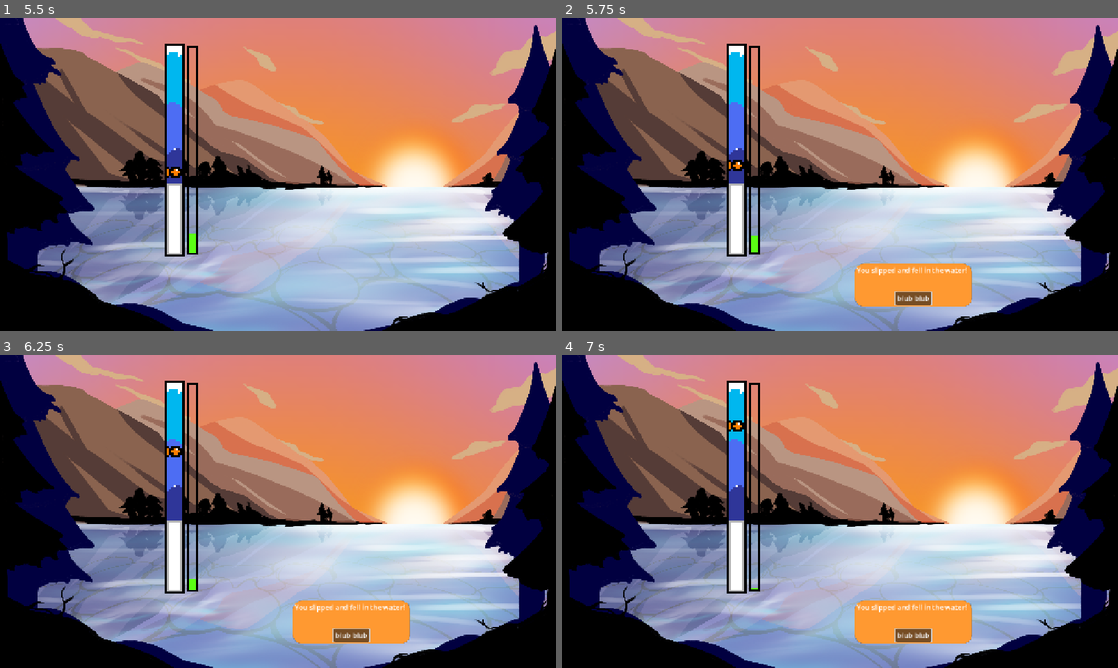
Above: before the commit, frames 1-4 (two rows, left to right).
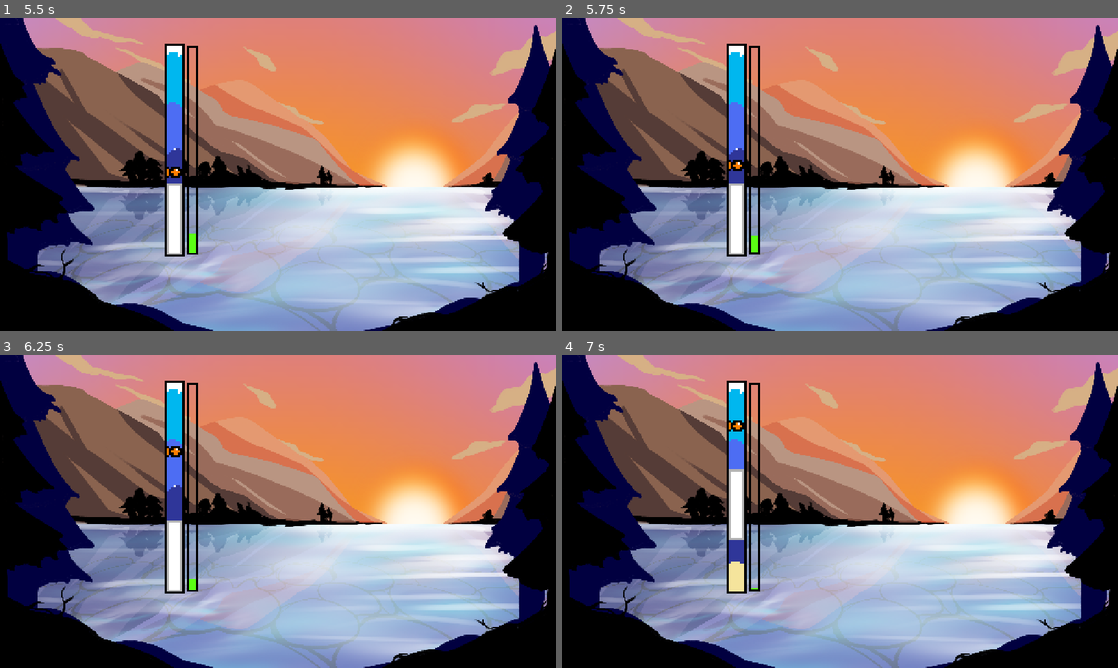
Above: after the commit, the same moments.

Repository: Andtrue/Fih---A-Game-Jam-Project
Game: Godot game, scene res://Scenes/Main Menu.tscn
Two runs of this game, one before a commit and one after it. Both use one fixed random seed, a clock stepped at 60 frames per second and the inputs below.
Inputs:
- Up to frame 1 (5.5 s): click "Start" at 0.5 s; hold Up (ui_up) 1.28-2.03 s; hold Up (ui_up) 2.78-4.28 s; tap Enter at 5 s
- Up to frame 2 (5.75 s): no input
- Up to frame 3 (6.25 s): no input
- Up to frame 4 (7 s): hold Up (ui_up) from 6.53 s (still down)

Frame 1 is identical in both runs. In frame 2, 2.9% of the frame differs, in the area x 52-74%, y 78-93%; in frame 3, 2.9%; in frame 4, 3.8%, in the area x 30-74%, y 36-93%.

Commit message:
Adjusted scaling of events

Diff:
--- a/Data/Events/eventSFX.gd
+++ b/Data/Events/eventSFX.gd
@@ -29,6 +29,13 @@
 const CAT_TEXTURE: Texture2D = preload("res://Assets/Event Textures/cat-laughing-4.webp")
 
 func _ready():
+	var dialog_label: Label = get_label()
+
+	dialog_label.horizontal_alignment = HORIZONTAL_ALIGNMENT_CENTER
+	dialog_label.vertical_alignment = VERTICAL_ALIGNMENT_CENTER
+	dialog_label.size_flags_vertical = Control.SIZE_EXPAND_FILL
+
+	dialog_label.add_theme_constant_override("line_spacing", 5)
 	play_random_sfx()
 
 func play_random_sfx() -> void:
@@ -50,5 +57,5 @@
 		background.texture = CAT_TEXTURE
 		add_theme_stylebox_override("panel", background)	# apply background texture
 
-		var image_size: Vector2i = Vector2i(CAT_TEXTURE.get_size() * 0.25)
+		var image_size: Vector2i = Vector2i(CAT_TEXTURE.get_size() * 0.4)
 		size = image_size
--- a/Data/Events/seagull.tscn
+++ b/Data/Events/seagull.tscn
@@ -18,7 +18,7 @@
 transparent_bg = true
 oversampling_override = 1.0
 position = Vector2i(0, 36)
-size = Vector2i(257, 100)
+size = Vector2i(325, 100)
 visible = true
 borderless = true
 transparent = true
--- a/Scenes/events.gd
+++ b/Scenes/events.gd
@@ -10,7 +10,7 @@
 	EVENT3
 ]
 
-@export var event_timer : float = randf_range(5,5)
+@export var event_timer : float = randf_range(5,15)
 @export_range(0.0,1.0) var event_chance : float = 1	# chance for an event (currently 100%)
 
 @onready var timer = $EventTimer
